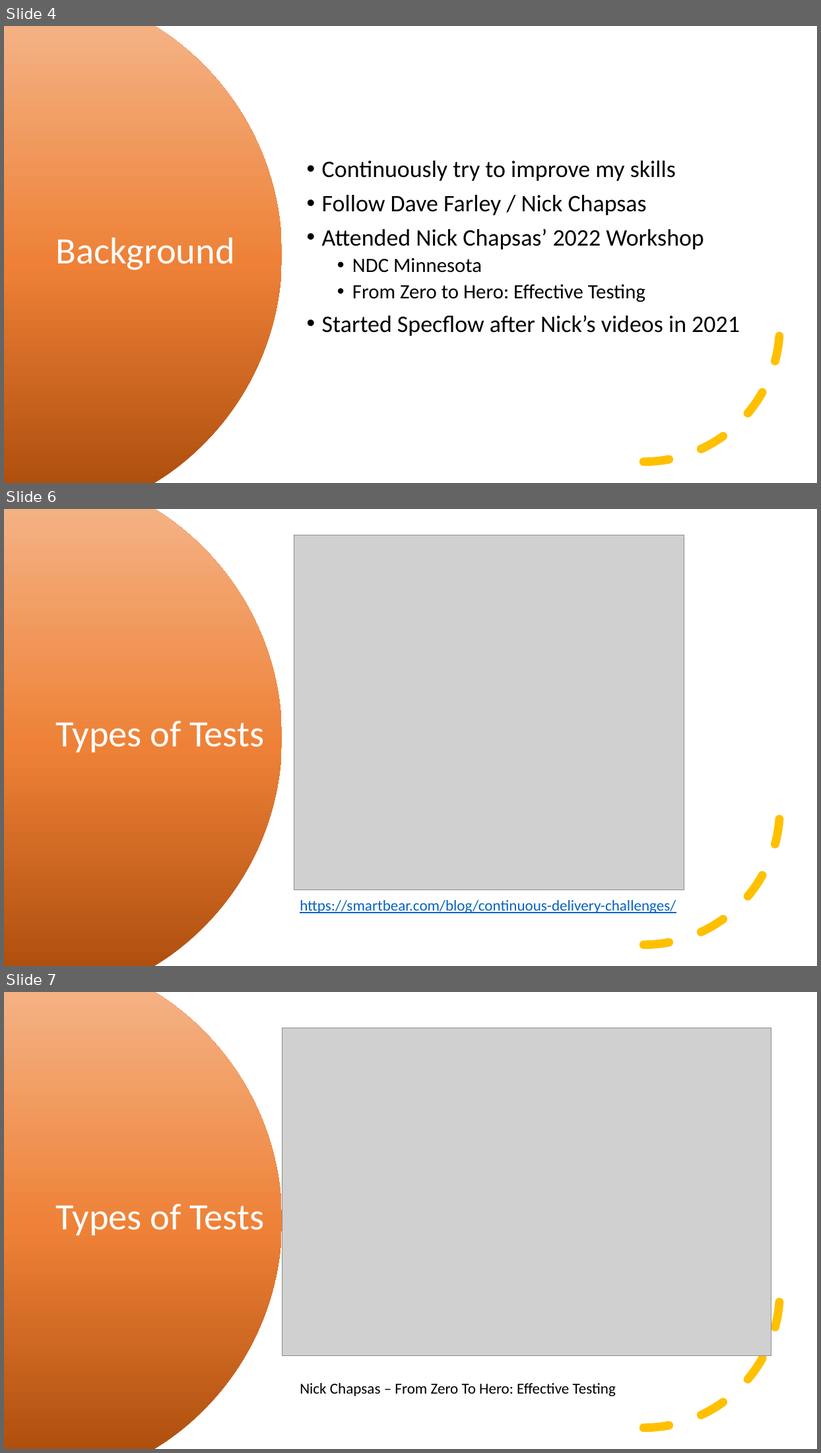
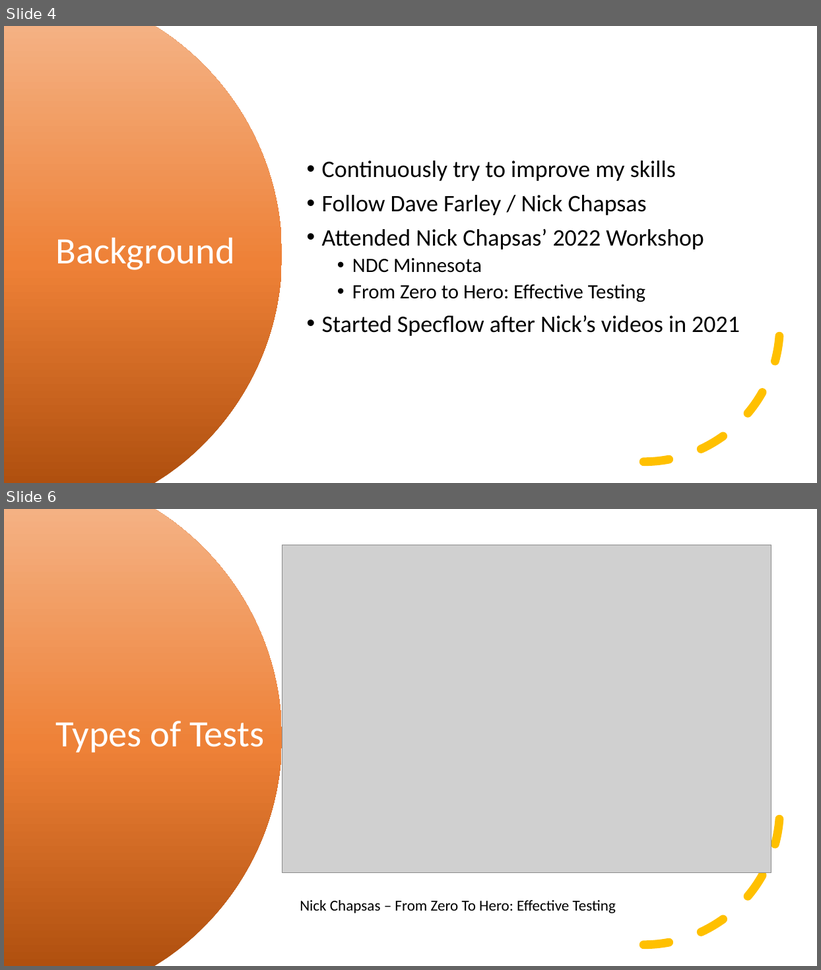
Before and after one commit to kevmoens/ThatConference2023, a slide deck: ThatConference2023.pptx. Shown one above the other, each under a label of ours: slides 4, 6 and 7 before the commit, slides 4 and 6 after it; the slides between them are not shown. The pictures are 821x1453 and 821x970 pixels, drawn with LibreOffice and Linux fonts; fonts in the diff are those of the drawing; grey boxes stand for pictures. Boxes give left, top, right and bottom in pixels: in the first picture for what was removed or moved away, otherwise in the second. Text is boxed around its words. In the diff, an @@ line names an element or a change of style, - is before the commit and + after.

```diff
--- a/ThatConference2023.pptx
+++ b/ThatConference2023.pptx
@@ slide 6 removed at bbox=[4, 509, 817, 966], background #FFFFFF @@
@@ freeform shape removed at bbox=[4, 509, 282, 966] @@
@@ picture removed at bbox=[294, 535, 684, 890] @@
@@ arc (boxed as its full ellipse) removed at bbox=[508, 673, 781, 946] @@
@@ title removed at bbox=[56, 721, 264, 753] @@
-Types of Tests
@@ text removed at bbox=[300, 900, 676, 914] @@
-https://smartbear.com/blog/continuous-delivery-challenges/
@@ what was slide 7 is now slide 6 @@
```
Also in this commit, not shown: 3 slides changed, 1 other file.
